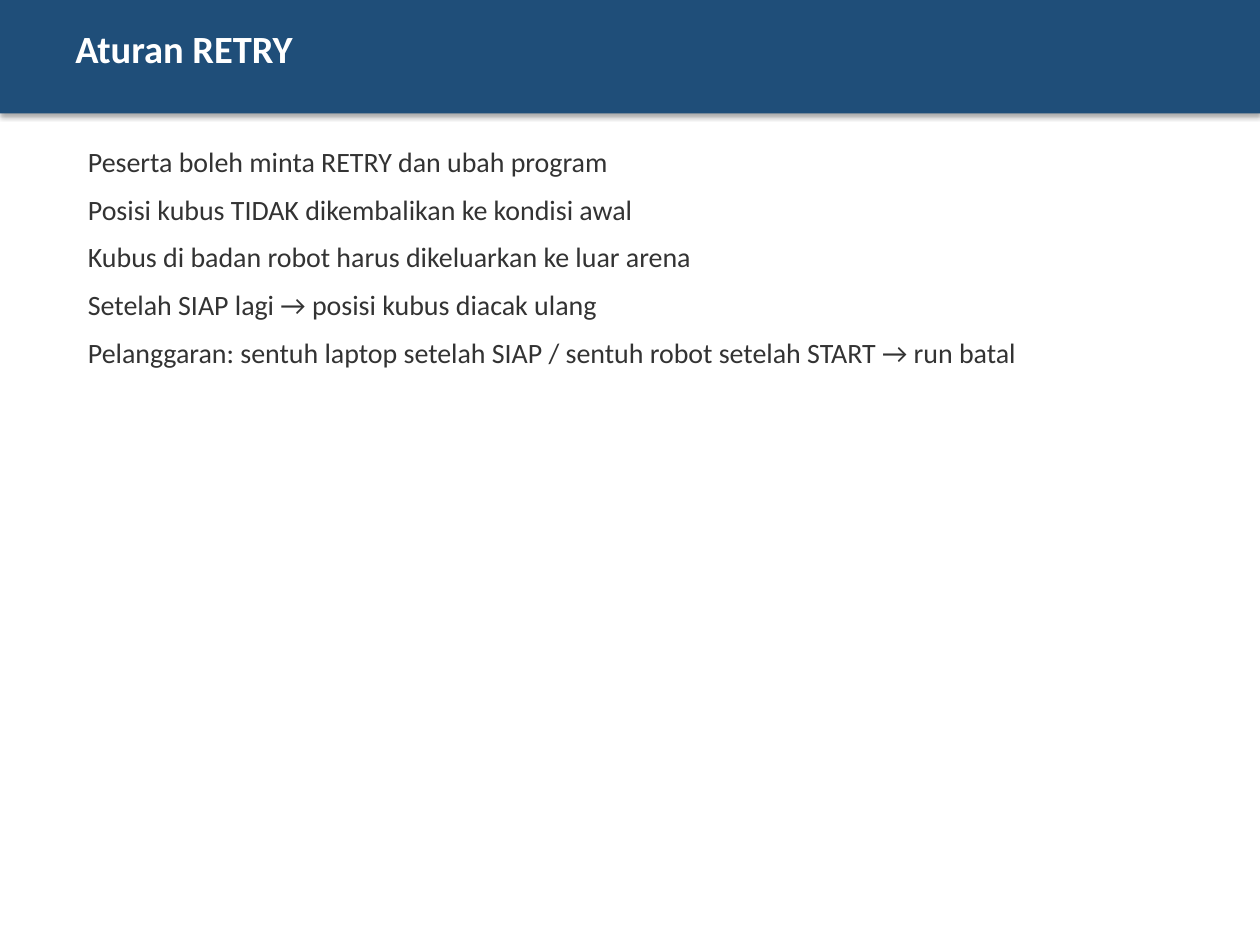
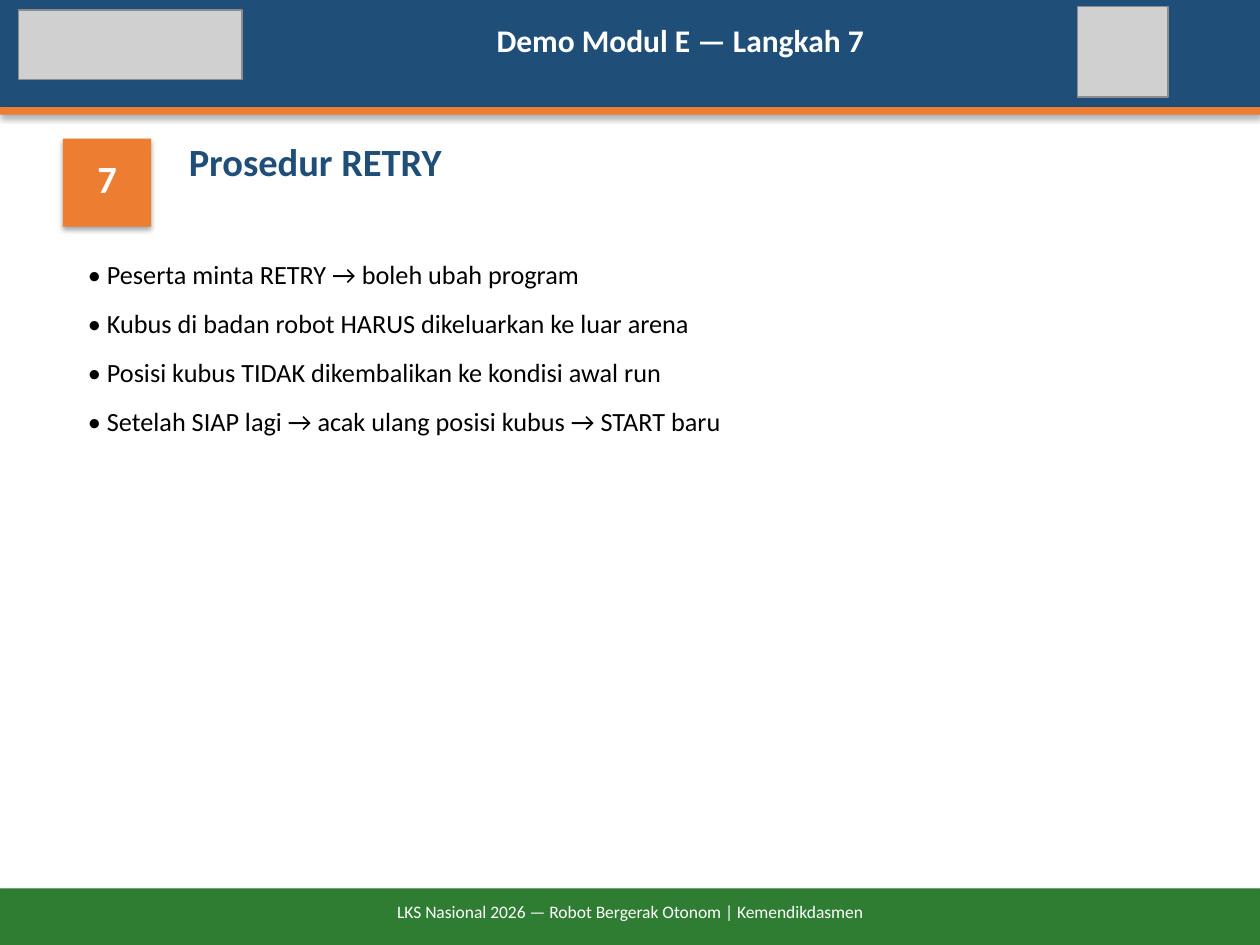
Before and after one commit to antonprafanto/LKS2026, a slide deck: slide 14 of docs/Briefing-Juri-LKS2026-Robot-Otonom.pptx (slide 16 before the commit). Drawn at 1260x945 pixels with LibreOffice and Linux fonts; fonts in the diff are those of the drawing; grey boxes stand for pictures. Boxes give left, top, right and bottom in pixels: in the first picture for what was removed or moved away, otherwise in the second. Text is boxed around its words. In the diff, an @@ line names an element or a change of style, - is before the commit and + after.

```diff
--- a/docs/Briefing-Juri-LKS2026-Robot-Otonom.pptx
+++ b/docs/Briefing-Juri-LKS2026-Robot-Otonom.pptx
@@ rectangle: place and size @@
-rectangle at box(0, 0, 1260, 113)
+rectangle at box(0, 0, 1260, 107)
@@ picture added at box(19, 10, 242, 79) @@
@@ picture added at box(1077, 6, 1168, 97) @@
@@ text added at box(497, 30, 864, 58), 18 pt, text #FFFFFF, bold @@
+Demo Modul E — Langkah 7
@@ rectangle added at box(0, 107, 1260, 115), fill #ED7D31 @@
@@ rectangle added at box(63, 139, 151, 227), fill #ED7D31 @@
@@ text at box(189, 149, 441, 177): text changed; text colour #FFFFFF to #1F4E79 @@
-Aturan RETRY
+Prosedur RETRY
@@ text added at box(97, 168, 116, 193), 22 pt, text #FFFFFF, bold @@
+7
@@ text at box(107, 265, 720, 436): text changed; size 16 to 15 pt; text colour #333333 to #000000 @@
-Peserta boleh minta RETRY dan ubah program
-Posisi kubus TIDAK dikembalikan ke kondisi awal
-Kubus di badan robot harus dikeluarkan ke luar arena
-Setelah SIAP lagi → posisi kubus diacak ulang
-Pelanggaran: sentuh laptop setelah SIAP / sentuh robot setelah START → run batal
+• Peserta minta RETRY → boleh ubah program
+• Kubus di badan robot HARUS dikeluarkan ke luar arena
+• Posisi kubus TIDAK dikembalikan ke kondisi awal run
+• Setelah SIAP lagi → acak ulang posisi kubus → START baru
@@ rectangle added at box(0, 888, 1260, 945), fill #2E7D32 @@
@@ text added at box(397, 906, 863, 921), 10 pt, text #FFFFFF @@
+LKS Nasional 2026 — Robot Bergerak Otonom | Kemendikdasmen
```
Also in this commit, not shown: 6 other slides changed, 13 slides added, 14 slides removed, 7 other files.
